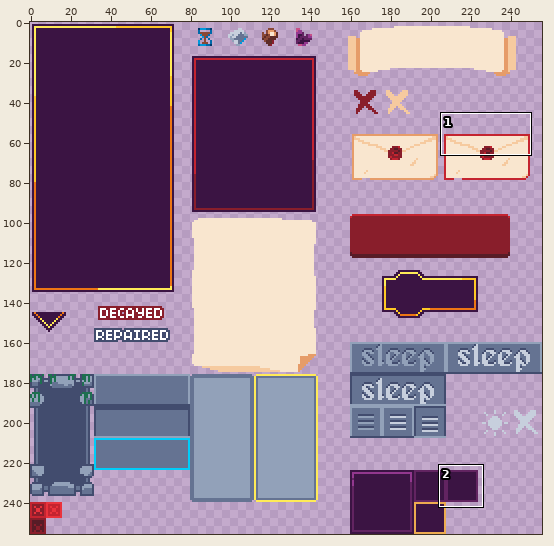
One commit to this sprite sheet: Assets/UI/tileInfo.png. Above, an overview of the earlier version with the close-up marked.
Close-up. Earlier state:
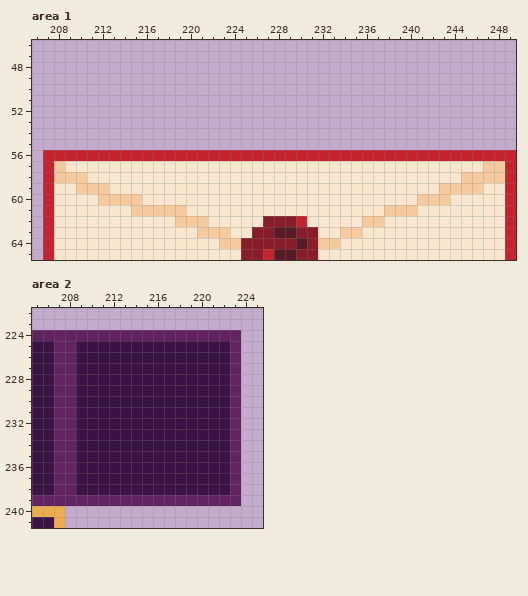
The file is 256x256 pixels. Shown: area 1: x 206..249, y 46..65; area 2: x 205..225, y 222..241. The commit also changed other parts of the picture, which this record leaves out.
And afterwards:
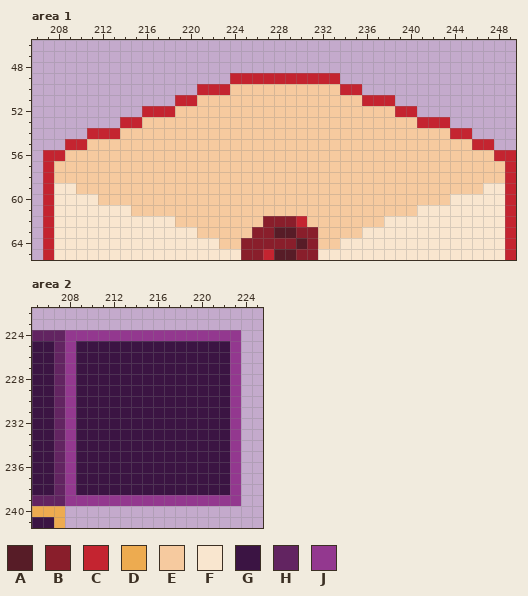
Palette (. is transparent): A #571c27  B #891e2b  C #c42430  D #edab50  E #f6ca9f  F #f9e6cf  G #3b1443  H #622461  J #93388f
Changes in this commit:
{"where": "area 1"}
{"y":49,"x":224,"old":"..........","new":"CCCCCCCCCC"}
{"y":50,"x":221,"old":"...............","new":"CCCEEEEEEEEEECC"}
{"y":51,"x":219,"old":"....................","new":"CCEEEEEEEEEEEEEEECCC"}
{"y":52,"x":216,"old":".........................","new":"CCCEEEEEEEEEEEEEEEEEEEECC"}
{"y":53,"x":214,"old":"..............................","new":"CCEEEEEEEEEEEEEEEEEEEEEEEEECCC"}
{"y":54,"x":211,"old":"...................................","new":"CCCEEEEEEEEEEEEEEEEEEEEEEEEEEEEEECC"}
{"y":55,"x":209,"old":".......................................","new":"CCEEEEEEEEEEEEEEEEEEEEEEEEEEEEEEEEEEECC"}
{"y":56,"x":209,"old":"CCCCCCCCCCCCCCCCCCCCCCCCCCCCCCCCCCCCCCC","new":"EEEEEEEEEEEEEEEEEEEEEEEEEEEEEEEEEEEEEEE"}
{"y":57,"x":209,"old":"FFFFFFFFFFFFFFFFFFFFFFFFFFFFFFFFFFFFFF","new":"EEEEEEEEEEEEEEEEEEEEEEEEEEEEEEEEEEEEEE"}
{"y":58,"x":211,"old":"FFFFFFFFFFFFFFFFFFFFFFFFFFFFFFFFFF","new":"EEEEEEEEEEEEEEEEEEEEEEEEEEEEEEEEEE"}
{"y":59,"x":213,"old":"FFFFFFFFFFFFFFFFFFFFFFFFFFFFFF","new":"EEEEEEEEEEEEEEEEEEEEEEEEEEEEEE"}
{"y":60,"x":216,"old":"FFFFFFFFFFFFFFFFFFFFFFFFF","new":"EEEEEEEEEEEEEEEEEEEEEEEEE"}
{"y":61,"x":220,"old":"FFFFFFFFFFFFFFFFFF","new":"EEEEEEEEEEEEEEEEEE"}
{"y":62,"x":222,"old":"FFFFF","new":"EEEEE"}
{"y":62,"x":231,"old":"FFFFF","new":"EEEEE"}
{"y":63,"x":224,"old":"FF","new":"EE"}
{"y":63,"x":232,"old":"FF","new":"EE"}
{"where": "area 2"}
{"y":224,"x":208,"old":"HHHHHHHHHHHHHHHH","new":"JJJJJJJJJJJJJJJJ"}
{"y":225,"x":208,"old":"H","new":"J"}
{"y":225,"x":223,"old":"H","new":"J"}
{"y":226,"x":208,"old":"H","new":"J"}
{"y":226,"x":223,"old":"H","new":"J"}
{"y":227,"x":208,"old":"H","new":"J"}
{"y":227,"x":223,"old":"H","new":"J"}
{"y":228,"x":208,"old":"H","new":"J"}
{"y":228,"x":223,"old":"H","new":"J"}
{"y":229,"x":208,"old":"H","new":"J"}
{"y":229,"x":223,"old":"H","new":"J"}
{"y":230,"x":208,"old":"H","new":"J"}
{"y":230,"x":223,"old":"H","new":"J"}
{"y":231,"x":208,"old":"H","new":"J"}
{"y":231,"x":223,"old":"H","new":"J"}
{"y":232,"x":208,"old":"H","new":"J"}
{"y":232,"x":223,"old":"H","new":"J"}
{"y":233,"x":208,"old":"H","new":"J"}
{"y":233,"x":223,"old":"H","new":"J"}
{"y":234,"x":208,"old":"H","new":"J"}
{"y":234,"x":223,"old":"H","new":"J"}
{"y":235,"x":208,"old":"H","new":"J"}
{"y":235,"x":223,"old":"H","new":"J"}
{"y":236,"x":208,"old":"H","new":"J"}
{"y":236,"x":223,"old":"H","new":"J"}
{"y":237,"x":208,"old":"H","new":"J"}
{"y":237,"x":223,"old":"H","new":"J"}
{"y":238,"x":208,"old":"H","new":"J"}
{"y":238,"x":223,"old":"H","new":"J"}
{"y":239,"x":208,"old":"HHHHHHHHHHHHHHHH","new":"JJJJJJJJJJJJJJJJ"}
{"label":"changed","picture_box":[65,73,494,238]}
{"label":"changed","picture_box":[65,330,241,506]}
